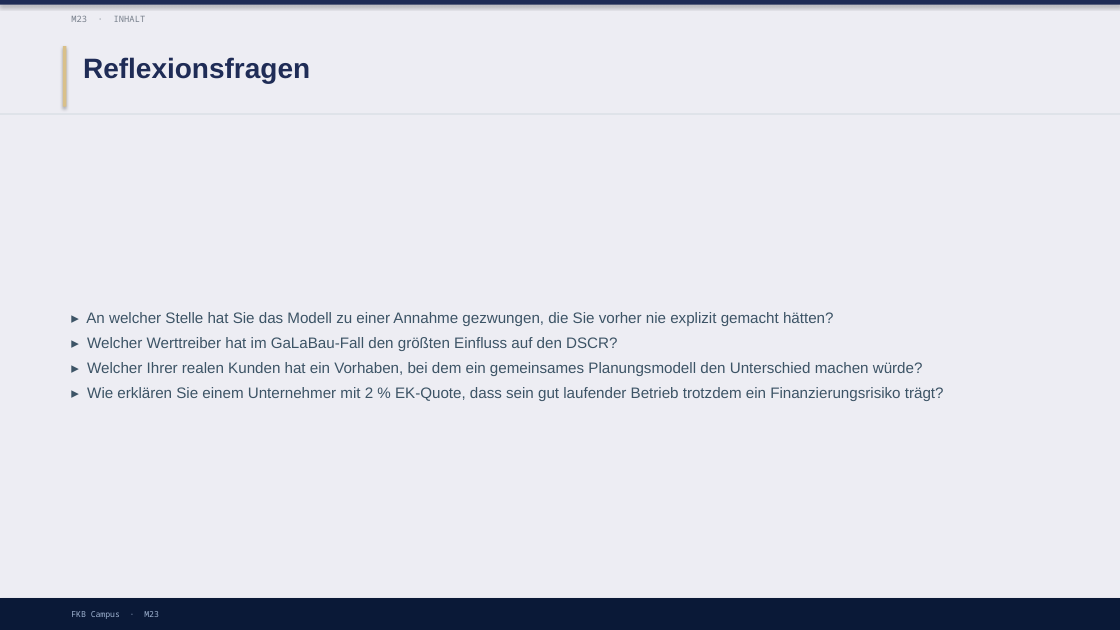
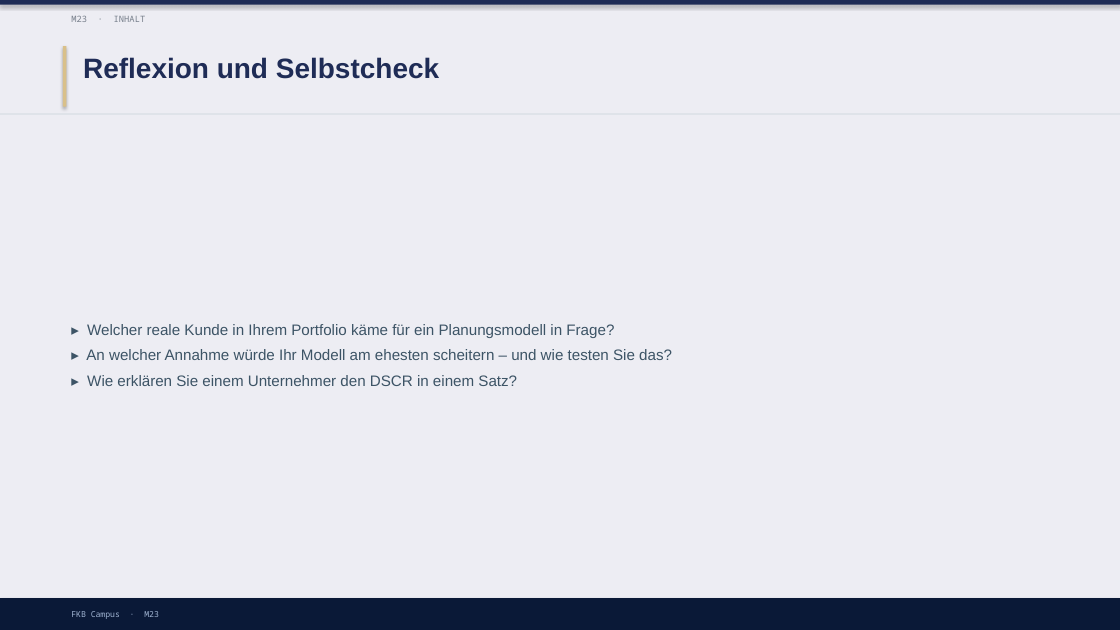
Before and after one commit to ck5rqc47pr-byte/firmenkundenakademie-online, a slide deck: slide 26 of protected-downloads/praesentation/M23.pptx (slide 9 before the commit). Drawn at 1120x630 pixels with LibreOffice and Linux fonts; fonts in the diff are those of the drawing. Boxes give left, top, right and bottom in pixels: in the first picture for what was removed or moved away, otherwise in the second. Text is boxed around its words. In the diff, an @@ line names an element or a change of style, - is before the commit and + after.

```diff
--- a/protected-downloads/praesentation/M23.pptx
+++ b/protected-downloads/praesentation/M23.pptx
@@ text at box(83, 57, 439, 79): text changed @@
-Reflexionsfragen
+Reflexion und Selbstcheck
@@ text at box(86, 324, 672, 386): text changed @@
-▸ An welcher Stelle hat Sie das Modell zu einer Annahme gezwungen, die Sie vorher nie explizit gemacht hätten?
-▸ Welcher Werttreiber hat im GaLaBau-Fall den größten Einfluss auf den DSCR?
-▸ Welcher Ihrer realen Kunden hat ein Vorhaben, bei dem ein gemeinsames Planungsmodell den Unterschied machen würde?
-▸ Wie erklären Sie einem Unternehmer mit 2 % EK-Quote, dass sein gut laufender Betrieb trotzdem ein Finanzierungsrisiko trägt?
+▸ Welcher reale Kunde in Ihrem Portfolio käme für ein Planungsmodell in Frage?
+▸ An welcher Annahme würde Ihr Modell am ehesten scheitern – und wie testen Sie das?
+▸ Wie erklären Sie einem Unternehmer den DSCR in einem Satz?
```
Also in this commit, not shown: 3 other slides changed, 17 slides added, 1 other file.
